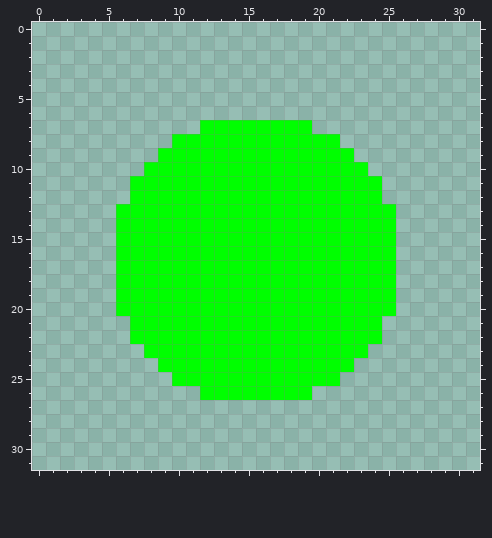
Two versions of one pixel-art sprite, src/main/resources/tiles/player3.png. That is the earlier state.
The file is 32x32 pixels.
The same view after the edit:
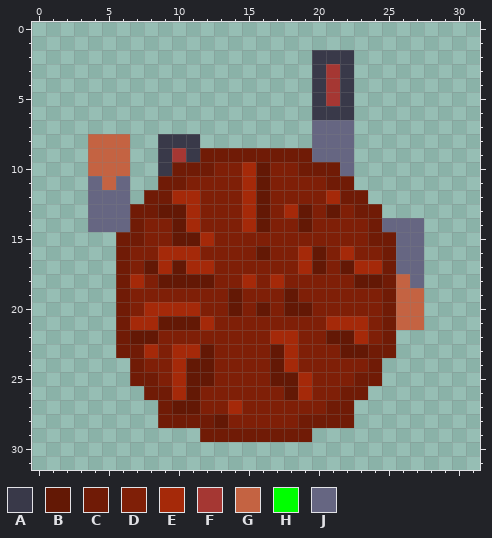
Palette (. is transparent): A #393949  B #631805  C #701b06  D #7f1f07  E #a52909  F #a53733  G #c46342  H #00ff00  J #666682
What changed:
Changed rows in their new state; - is an unchanged pixel.
first column x 4:
 2 ----------------AAA-----
 3 ----------------AFA-----
 4 ----------------AFA-----
 5 ----------------AFA-----
 6 ----------------AAA-----
 7 --------........JJJ-----
 8 GGG--AAA........JJJ-----
 9 GGG--AFACCCCCCCCJJJ-----
10 GGG-.ACCCDDEBDDCCCJ.----
11 JGJ..CCDDDDEBDDDDCC..---
12 JJJ.CCEEDDDEBDDDDECC.---
13 JJJCCBBEDDDEBDEBDBDCC.--
14 JJJCDDBEDDDEBDDBDDDDCJJJ
15 --CCDDBBEDDDDDDDDDDDCCJJ
16 --CDDEEEDDDDBDDEBDEDDCJJ
17 --CDBEBEEDDDDDDEBDBEECJJ
18 --CEDBBBBDDEDEDDDDDBBCGJ
19 --CDDDDDDDBDDDBDDDDDDCGG
20 --CDEEEEDDBDBDBBDDDDDCGG
21 --CEEBBBEDDDDDDDDEEEDCGG
22 --CBBDDDDDDDDEEDDBBEDC--
23 --CCEDEEBDDDDBEDDDBBCC--
24 ---CDDEBBDDDDBEDDDDDC---
25 ---CCDEBBDDDDBBEDDDCC---
26 ----CCEBDDDDDDBEDDCC----
27 -----CBBDDEDDDDDDCC-----
28 -----CCCCBDDDDDCCCC-----
29 --------CCCCCCCC--------
Where, in picture pixels (left, top, right, bottom), the same in both pictures:
changed: (88, 50, 424, 442)
